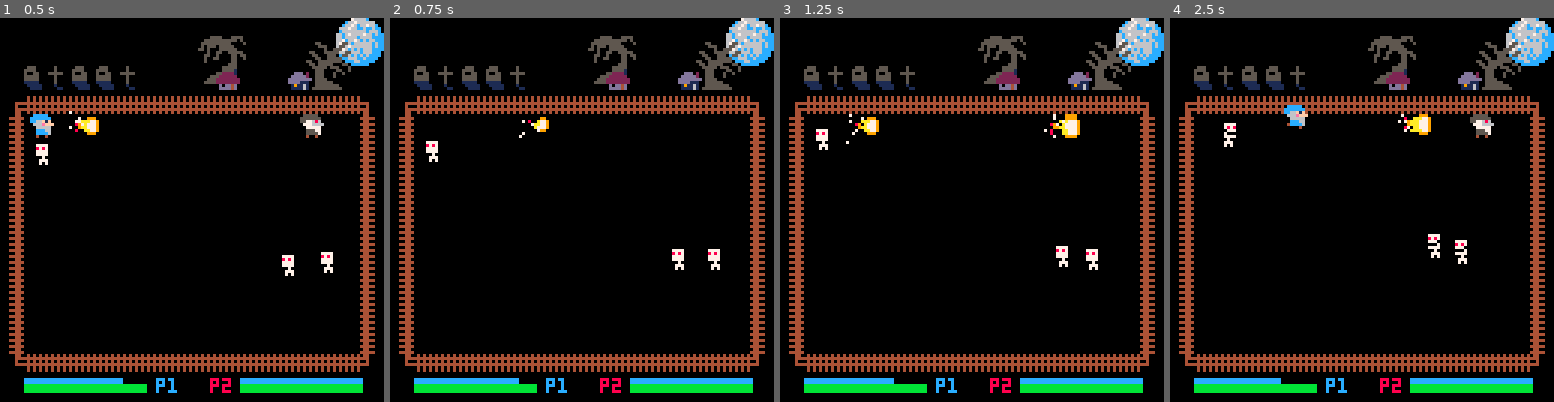
Above: before the commit, frames 1-4 (left to right).
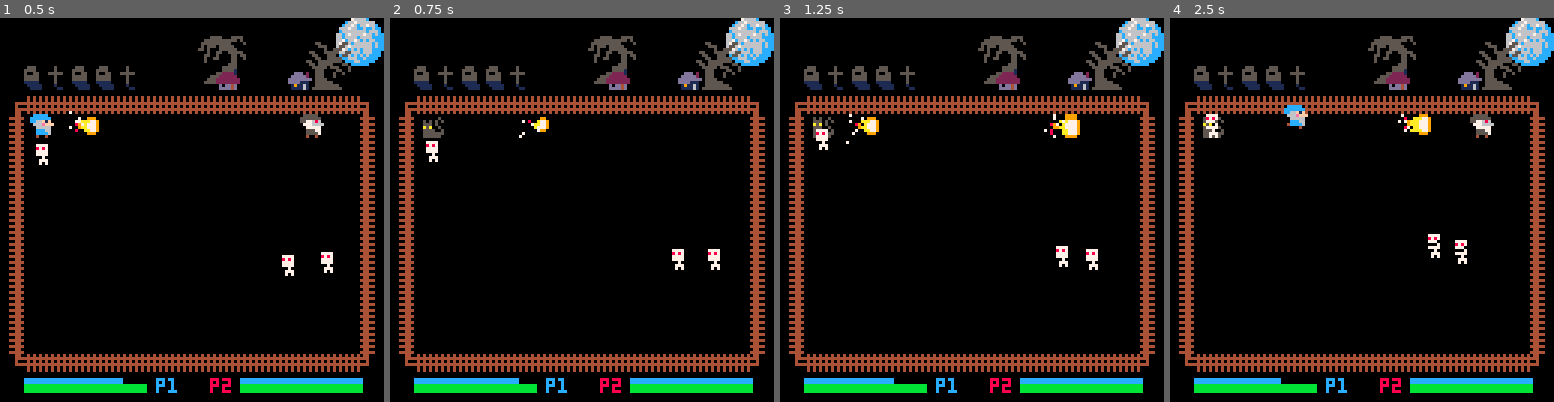
Above: after the commit, the same moments.

Repository: ravertass/wizardkingz
Game: PICO-8 cartridge wizardz.p8
Two runs of this game, one before a commit and one after it. Both use one fixed random seed, a clock stepped at 60 frames per second and the inputs below.
Inputs:
- Up to frame 1 (0.5 s): tap X (X key) at 0.33 s
- Up to frame 2 (0.75 s): tap O (Z key) at 0.7 s
- Up to frame 3 (1.25 s): tap X (X key) at 1.07 s
- Up to frame 4 (2.5 s): hold Right 1.6-2.1 s; tap O (Z key) at 1.7, 2.1 s; tap X (X key) at 1.85 s; hold Up 2.15-2.42 s; hold Right from 2.47 s (still down)

Frame 1 is identical in both runs. In frame 2, 0.2% of the frame differs, in the area x 8-15%, y 25-32%; in frame 3, 0.1%; in frame 4, 0.4%, in the area x 8-18%, y 25-34%.

Commit message:
Add baits

Diff:
--- a/wizardz.p8
+++ b/wizardz.p8
@@ -63,6 +63,12 @@
   fireball = {128, 129},
   lightning_ball = {132, 133, 134}
 }
+
+bait_spr = {
+  meat = {66, 67}, -- temporary
+  cat = {66, 67}
+}
+
 skull_spr = {205}
 skull_fx_sprs = {202, 203, 204}
 
@@ -86,6 +92,8 @@
 pl_max_vel = 1
 
 projectile_max_vel = 3
+
+c_bait_lifetime = 150
 
 anim_count = 0
 c_max_health = 100
@@ -115,6 +123,7 @@
   skeltals = {}
   projectiles = {}
   fire_particles = {}
+  baits = {}
   add(skeltals, new_skeltal())
   add(skeltals, new_skeltal())
   add(skeltals, new_skeltal())
@@ -144,6 +153,8 @@
       y = 0
     },
     projectile_type = "fireball",
+    bait_type = "meat",
+    active_baits = 0,
     shoot_counter = 10,
     mana = c_max_mana,
     mana_punishment_counter = 0,
@@ -181,6 +192,8 @@
       y = 0
     },
     projectile_type = "lightning_ball",
+    bait_type = "cat",
+    active_baits = 0,
     shoot_counter = 10,
     mana = c_max_mana,
     mana_punishment_counter = 0,
@@ -232,6 +245,19 @@
   }
 end
 
+function new_bait(x, y, bait_type, lifetime)
+  return {
+    x = x,
+    y = y,
+    type = "bait",
+    bait_type = bait_type,
+    lifetime = lifetime,
+    spr = bait_spr[bait_type][1],
+    sprs = bait_spr[bait_type],
+    spr_ix = 1
+  }
+end
+
 ---- update ----
 
 function _update()
@@ -256,6 +282,7 @@
     count()
     update_player(pl1)
     update_player(pl2)
+    foreach(baits, update_entity)
     foreach(skeltals, update_entity)
     foreach(projectiles, update_entity)
   end
@@ -317,6 +344,7 @@
 
   update_player_pos(pl)
   handle_magic(pl)
+  handle_bait(pl)
   update_invincibility(pl)
   player_collisions(pl)
 end
@@ -338,6 +366,13 @@
         sfx(sfx_mana_punishment)
       end
     end
+  end
+end
+
+function handle_bait(pl)
+  if btn(4, pl.no) and pl.active_baits == 0 then
+    leave_bait(pl)
+    pl.active_baits += 1
   end
 end
 
@@ -421,6 +456,10 @@
     y = 3 * pl.dir.y,
   }
   shoot_fireball(pl.x, pl.y, vel, pl.projectile_type)
+end
+
+function leave_bait(pl)
+  add(baits, new_bait(pl.x, pl.y, pl.bait_type, c_bait_lifetime))
 end
 
 function follow(target, e)
@@ -528,19 +567,54 @@
     update_skeltal(e)
   elseif e.type == "projectile" then
     update_projectile(e)
+  elseif e.type == "bait" then
+    update_bait(e)
   end
 end
 
 function update_skeltal(s)
   local action = flr(rnd(10))
   if action <= 8 then
-    follow(pl1, s)
+    target = select_target(s)
+    follow(target, s)
   elseif action == 9 then
     s.x = s.x + rnd(2) - 1
     s.y = s.y + rnd(2) - 1
   else
     -- do nothing
   end
+end
+
+function select_target(s)
+  local targets = get_targets(s)
+  local best_dist = 32767
+  local best_target = targets[1]
+  for target in all(targets) do
+    local dx = s.x - target.x
+    local dy = s.y - target.y
+    local dist = dx * dx + dy * dy
+    if dist < best_dist then
+      best_dist = dist
+      best_target = target
+    end
+  end
+  return best_target
+end
+
+function get_targets(s)
+  local target_pl
+  if s.type == "skeltal" then
+    target_pl = pl1
+  else
+    target_pl = pl2
+  end
+  local targets = {target_pl}
+  for bait in all(baits) do
+    if bait.bait_type == target_pl.bait_type then
+      add(targets, bait)
+    end
+  end
+  return targets
 end
 
 function update_projectile(f)
@@ -553,6 +627,18 @@
   end
   if f.projectile_type == 'fireball' then
     fireball_collision(f)
+  end
+end
+
+function update_bait(b)
+  b.lifetime -= 1
+  if b.lifetime < 0 then
+    del(baits, b)
+    if b.bait_type == "meat" then
+      pl1.active_baits -= 1
+    elseif b.bait_type == "cat" then
+      pl2.active_baits -= 1
+    end
   end
 end
 
@@ -639,6 +725,8 @@
 function draw_gamescreen()
   cls()
   draw_environment()
+  foreach(baits, update_bait_spr)
+  foreach(baits, draw_entity)
   foreach(skeltals, draw_entity)
   foreach(skeltals, skeltal_chew)
   draw_players()
@@ -698,6 +786,14 @@
   elseif e.size <= 7 then
     e.size_dx = 1
   end
+end
+
+function update_bait_spr(e)
+  e.spr_ix += 1
+  if e.spr_ix > #e.sprs then
+    e.spr_ix = 1
+  end
+  e.spr = e.sprs[e.spr_ix]
 end
 
 function draw_entity(e)
